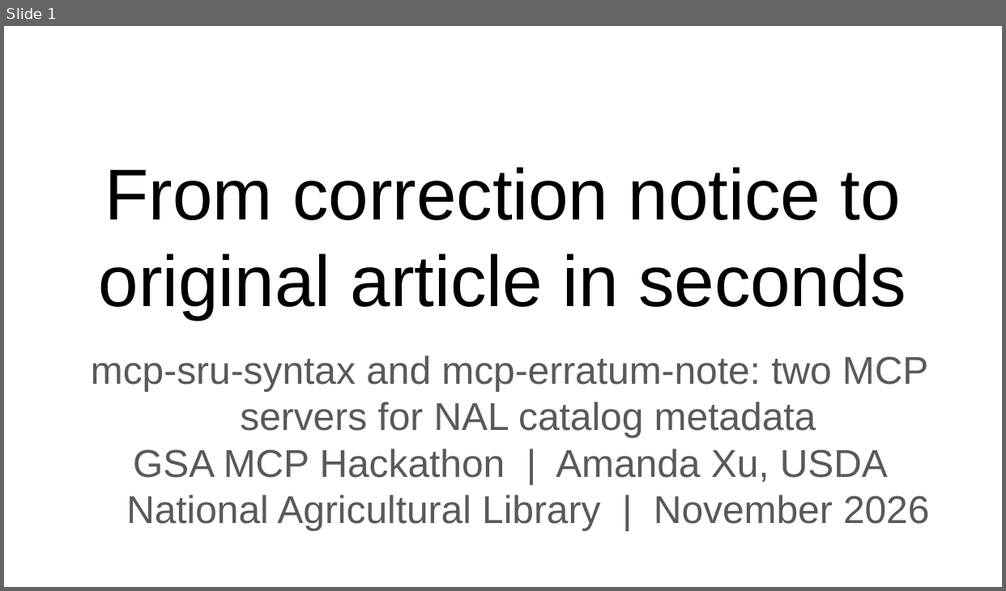
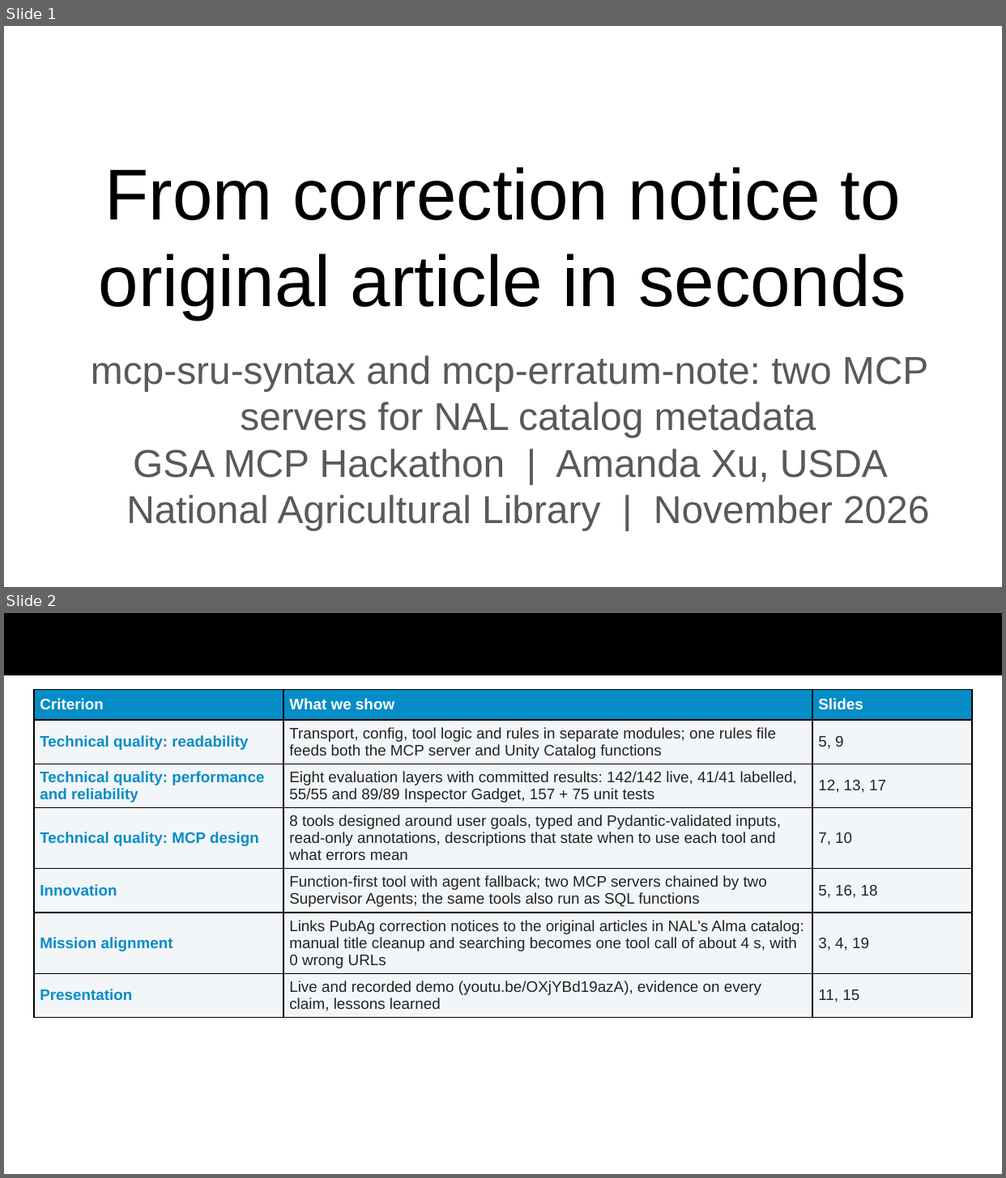
Before and after one commit to AmandaZXu-USDA/mcp-hackathon-demo-sru, a slide deck: submission/GSA-MCP-Hackathon-mcp-sru-syntax.pptx. Shown one above the other, each under a label of ours: slide 1 before the commit, slides 1 and 2 after it. The pictures are 1006x591 and 1006x1178 pixels, drawn with LibreOffice and Linux fonts; fonts in the diff are those of the drawing. Boxes give left, top, right and bottom in pixels: in the first picture for what was removed or moved away, otherwise in the second. Text is boxed around its words. In the diff, an @@ line names an element or a change of style, - is before the commit and + after.

Commit message:
Presentation refined to the judging criteria: 20 slides with a criteria map, code organization and agent-goal tool design slides, eight-layer evaluation setup, current numbers (157 + 75 tests, 142/142, 41/41) and the two-app Playground demo

```diff
--- a/submission/GSA-MCP-Hackathon-mcp-sru-syntax.pptx
+++ b/submission/GSA-MCP-Hackathon-mcp-sru-syntax.pptx
@@ slide 2 added at [4,613,1002,1174], background #FFFFFF @@
@@ title added at [4,613,1002,676], fill #000000 @@
@@ table added at [34,690,972,1109], 7 rows, 3 columns @@
+Criterion | What we show | Slides
+Technical quality: readability | Transport, config, tool logic and rules in separate modules; one rules file feeds both the MCP server and Unity Catalog functions | 5, 9
+Technical quality: performance and reliability | Eight evaluation layers with committed results: 142/142 live, 41/41 labelled, 55/55 and 89/89 Inspector Gadget, 157 + 75 unit tests | 12, 13, 17
+Technical quality: MCP design | 8 tools designed around user goals, typed and Pydantic-validated inputs, read-only annotations, descriptions that state when to use each tool and what errors mean | 7, 10
+Innovation | Function-first tool with agent fallback; two MCP servers chained by two Supervisor Agents; the same tools also run as SQL functions | 5, 16, 18
+Mission alignment | Links PubAg correction notices to the original articles in NAL's Alma catalog: manual title cleanup and searching becomes one tool call of about 4 s, with 0 wrong URLs | 3, 4, 19
+Presentation | Live and recorded demo (youtu.be/OXjYBd19azA), evidence on every claim, lessons learned | 11, 15
```
Also in this commit, not shown: 7 slides changed, 2 other slides added, 1 other file.
